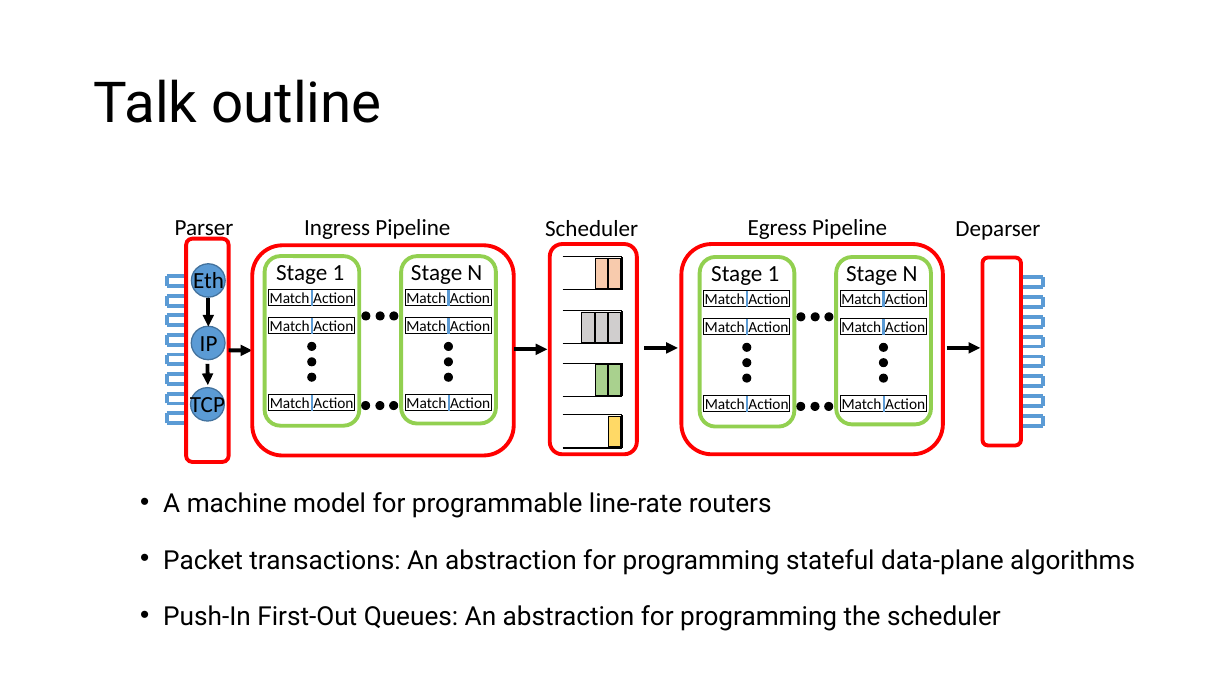
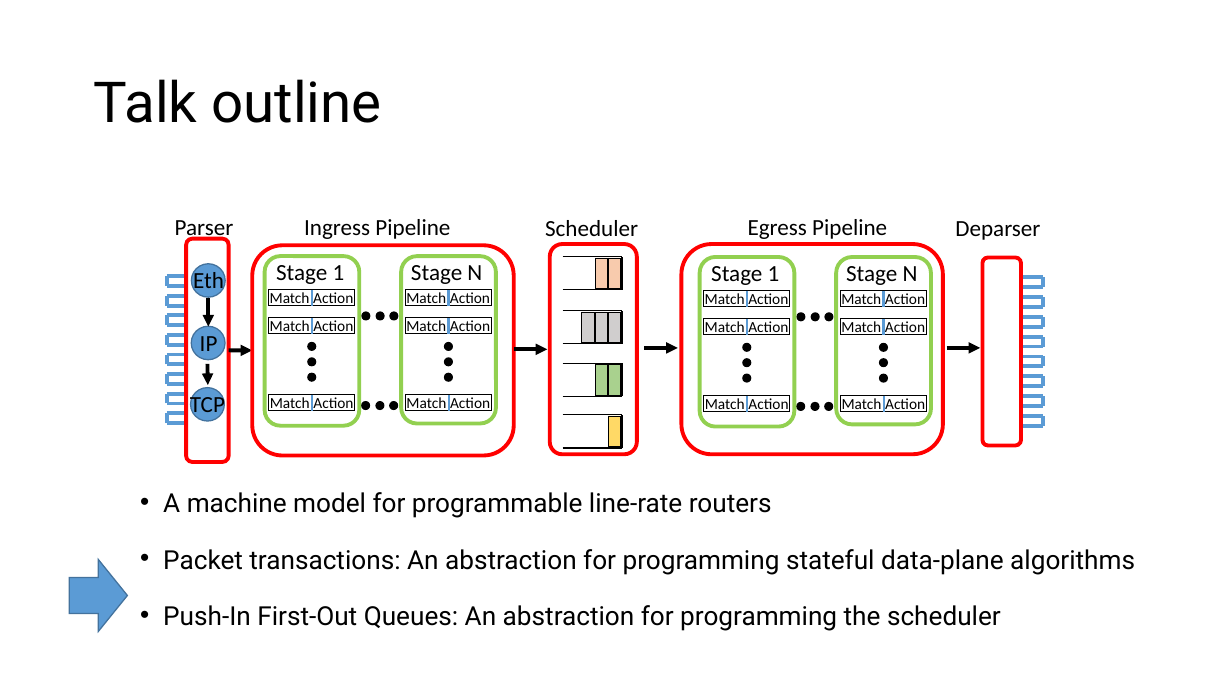
Before and after one commit to anirudhSK/pifo-domino-marple-ppts, a slide deck: slide 37 of domino_pifo.pptx (slide 35 before the commit). Drawn at 1232x693 pixels with LibreOffice and Linux fonts; fonts in the diff are those of the drawing. Boxes give left, top, right and bottom in pixels: in the first picture for what was removed or moved away, otherwise in the second. Text is boxed around its words. In the diff, an @@ line names an element or a change of style, - is before the commit and + after.

```diff
--- a/domino_pifo.pptx
+++ b/domino_pifo.pptx
@@ down arrow added at (70,560,128,632), fill #5B9BD5, outline #43739E 1 pt @@
```
Also in this commit, not shown: 9 other slides changed, 2 slides added.
